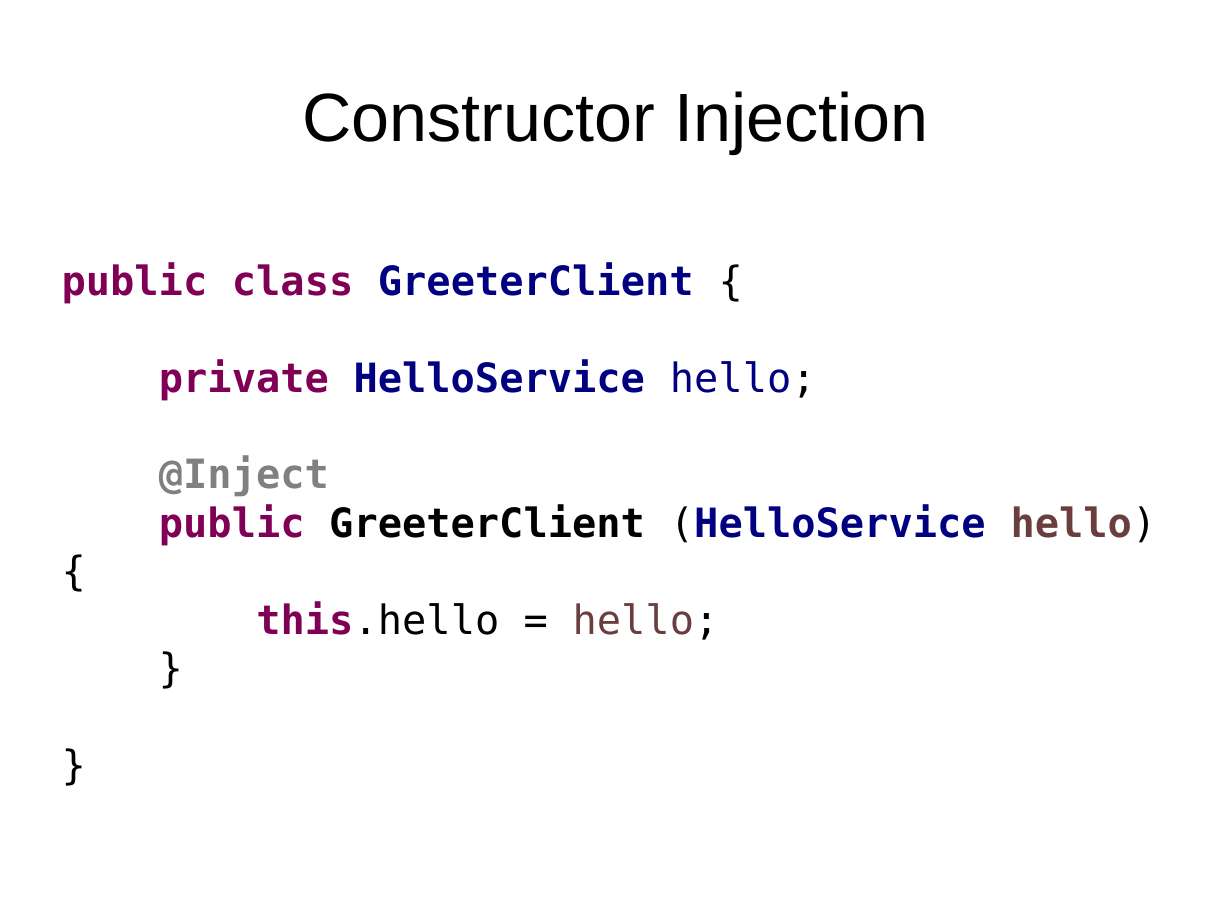
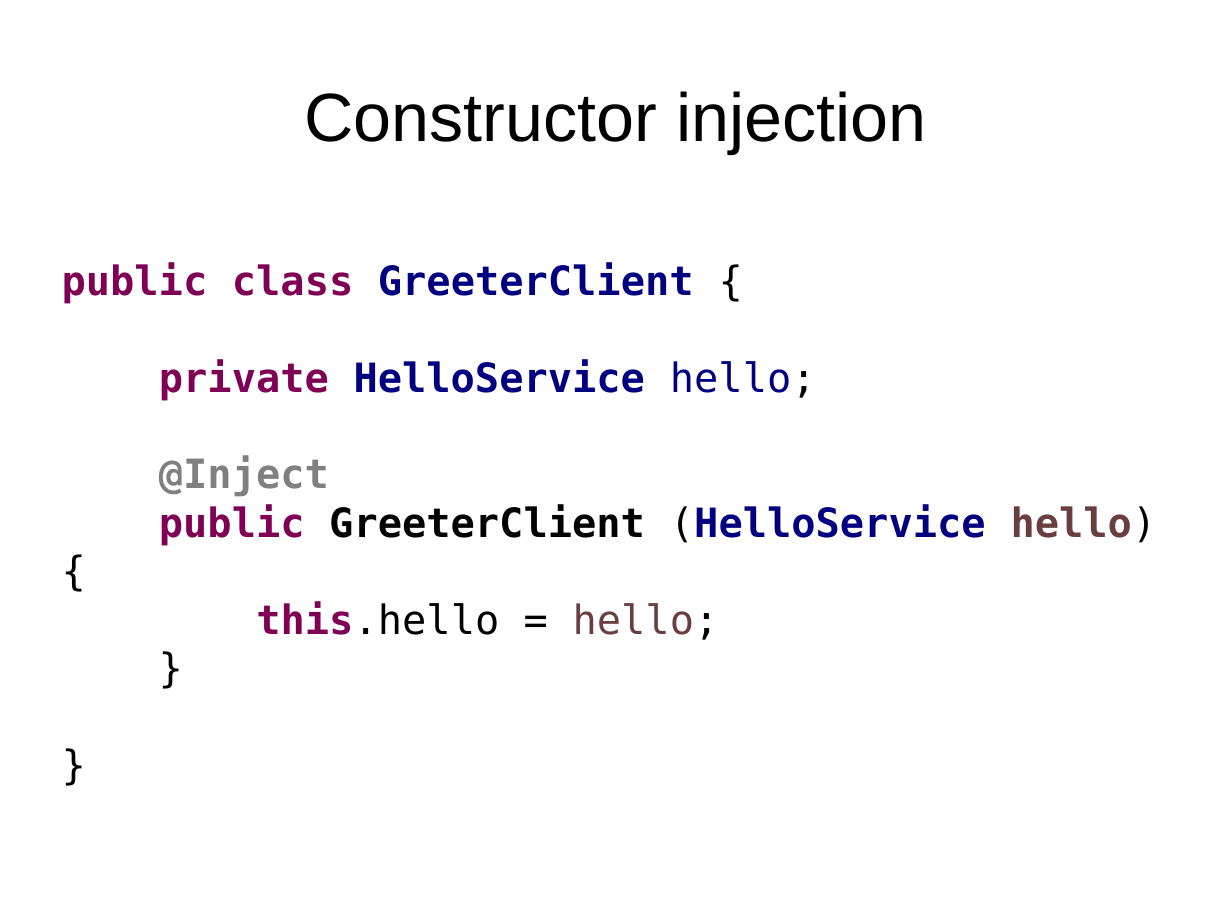
Before and after one commit to FrigoCoder/CDI, a slide deck: slide 14 of CDI.odp. Drawn at 1232x924 pixels with LibreOffice and Linux fonts; fonts in the diff are those of the drawing. Boxes give left, top, right and bottom in pixels: in the first picture for what was removed or moved away, otherwise in the second. Text is boxed around its words. In the diff, an @@ line names an element or a change of style, - is before the commit and + after.

```diff
--- a/CDI.odp
+++ b/CDI.odp
@@ title at [304, 91, 926, 153]: text changed @@
-Constructor Injection
+Constructor injection
```
Also in this commit, not shown: 8 other slides changed, 3 slides added, 5 other files.
